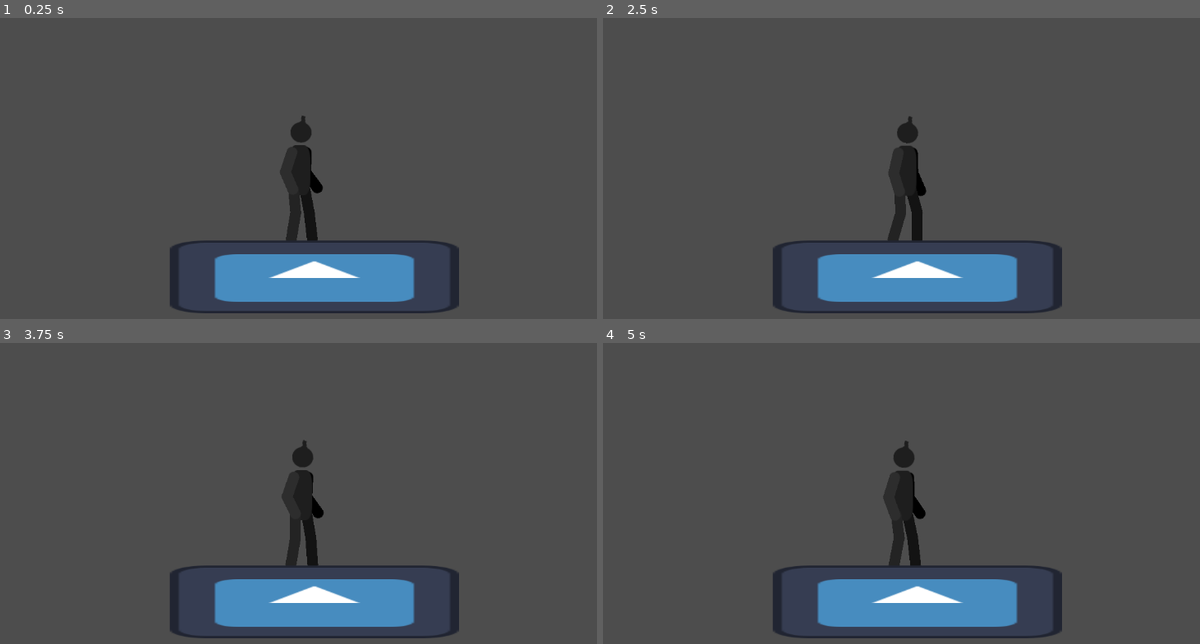
Above: before the commit, frames 1-4 (two rows, left to right).
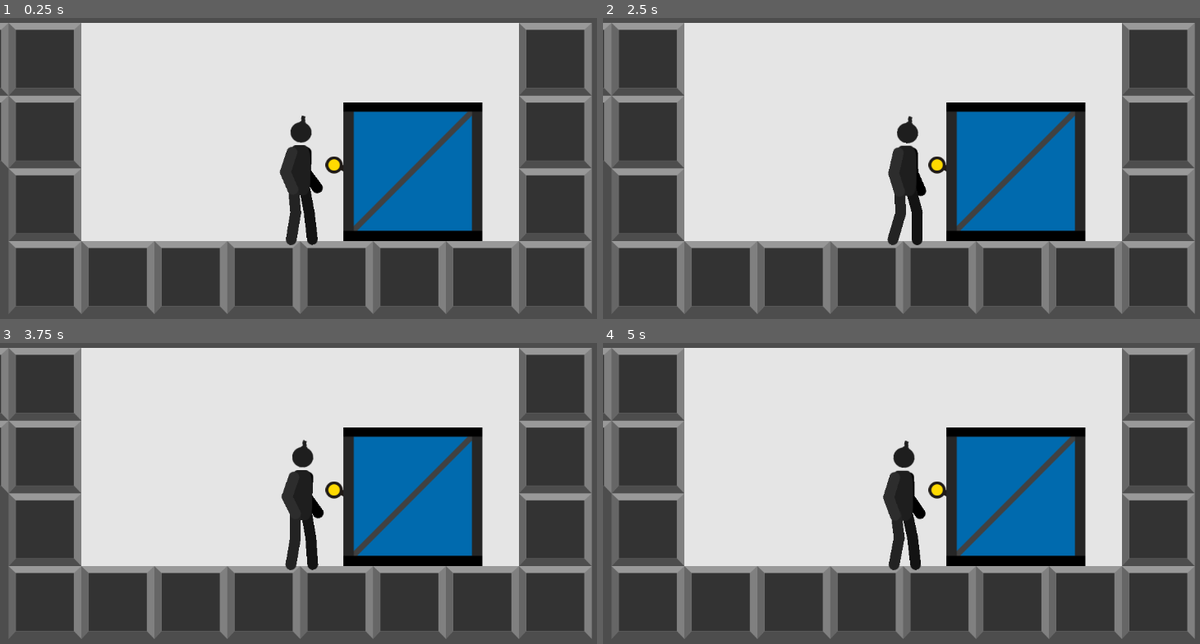
Above: after the commit, the same moments.

Repository: JuvenalSantiso/GameJam_TIRO
Game: Godot game, scene res://scenes/player/visual_player.tscn
Two runs of this game, one before a commit and one after it. Both use one fixed random seed, a clock stepped at 60 frames per second and the inputs below. This scene is started directly instead of the project's main scene. The engine's default icon, where the game draws it, is replaced by a stand-in: a white triangle on a blue panel in a dark square.
Inputs:
- Up to frame 1 (0.25 s): no input
- Up to frame 2 (2.5 s): hold D (right) 0.53-2.03 s; tap J (grab) at 0.6, 1.35, 2.1 s; tap Space (jump) at 0.77, 1.52 s; hold A (left) from 2.03 s (still down)
- Up to frame 3 (3.75 s): release A (left) at 2.78 s; hold D (right) from 2.78 s (still down); tap J (grab) at 2.85, 3.6 s; tap Space (jump) at 3.02 s
- Up to frame 4 (5 s): tap Space (jump) at 3.77, 4.52 s; release D (right) at 4.28 s; hold A (left) from 4.28 s (still down); tap J (grab) at 4.35 s

The runs differ from the first frame. In frame 1, 88% of the frame differs, in the area x 0-100%, y 1-99%; in frame 2, 88%; in frame 3, 88%; in frame 4, 88%.

Commit message:
Test visual_player.tscn

Diff:
--- a/scenes/player/visual_player.tscn
+++ b/scenes/player/visual_player.tscn
@@ -1,13 +1,15 @@
-[gd_scene load_steps=34 format=3 uid="uid://lqrrwik1jq00"]
+[gd_scene load_steps=36 format=3 uid="uid://lqrrwik1jq00"]
 
 [ext_resource type="Texture2D" uid="uid://d1qdhbbjh4qhe" path="res://resources/player/Arm.png" id="1_pem0p"]
 [ext_resource type="Script" path="res://scenes/player/visual_player.gd" id="1_u1eu2"]
 [ext_resource type="Texture2D" uid="uid://cprcvpvbd570k" path="res://resources/player/Hand.png" id="2_3tq5v"]
+[ext_resource type="TileSet" uid="uid://bxqleb0xmp5ru" path="res://resources/tileset/tile_map_config.tres" id="2_mh5yl"]
 [ext_resource type="Texture2D" uid="uid://caksaakhe52sq" path="res://resources/player/Leg.png" id="3_f6dle"]
 [ext_resource type="Texture2D" uid="uid://dqixaqc5dqrtv" path="res://resources/player/Feet.png" id="4_gujwk"]
 [ext_resource type="Texture2D" uid="uid://cx0e6qv6vnj1i" path="res://resources/player/Body.png" id="5_p6wsm"]
 [ext_resource type="Texture2D" uid="uid://72jupyb3px2b" path="res://resources/player/HeadBomb.png" id="6_pxjmi"]
-[ext_resource type="Texture2D" uid="uid://cu0uka0xhkvml" path="res://icon.svg" id="7_m8q5d"]
+[ext_resource type="Texture2D" uid="uid://ldfsxclx014a" path="res://resources/items/Caja.png" id="9_fjcc8"]
+[ext_resource type="Texture2D" uid="uid://bwpwc62fuejoo" path="res://resources/items/Asidero.png" id="10_ncbx8"]
 
 [sub_resource type="CapsuleShape2D" id="CapsuleShape2D_d3pbs"]
 radius = 24.0
@@ -1205,6 +1207,11 @@
 position = Vector2(527, 498)
 script = ExtResource("1_u1eu2")
 
+[node name="TileMap" type="TileMap" parent="."]
+tile_set = ExtResource("2_mh5yl")
+format = 2
+layer_0/tile_data = PackedInt32Array(65534, 0, 0, 65535, 0, 0, 0, 0, 0, 1, 0, 0, 2, 0, 0, 3, 0, 0, 65533, 0, 0, -65533, 0, 0, -131069, 0, 0, -65534, 65536, 0, -65535, 65536, 0, -65536, 65536, 0, -1, 65536, 0, -2, 65536, 0, -3, 65536, 0, -65539, 65536, 0, -65538, 65536, 0, -65537, 65536, 0, -131072, 65536, 0, -131071, 65536, 0, -131070, 65536, 0, -196605, 0, 0, -196606, 65536, 0, -196607, 65536, 0, -196608, 65536, 0, -131073, 65536, 0, -131074, 65536, 0, -131075, 65536, 0, 65532, 0, 0, -4, 0, 0, -65540, 0, 0, -65541, 0, 0, -131077, 0, 0, -131076, 0, 0)
+
 [node name="PartsSkeletonContainer" type="Node2D" parent="."]
 
 [node name="Parts" type="Node2D" parent="PartsSkeletonContainer"]
@@ -1213,70 +1220,70 @@
 
 [node name="BackArm" type="Sprite2D" parent="PartsSkeletonContainer/Parts"]
 self_modulate = Color(0, 0, 0, 1)
-position = Vector2(9.69055, -139.931)
-rotation = -3.03601
+position = Vector2(17.9023, -137.203)
+rotation = 3.08017
 scale = Vector2(0.999524, 0.999524)
 texture = ExtResource("1_pem0p")
 
 [node name="BackHand" type="Sprite2D" parent="PartsSkeletonContainer/Parts"]
 self_modulate = Color(0, 0, 0, 1)
-position = Vector2(20.0541, -109.743)
-rotation = 2.38445
+position = Vector2(24.8245, -103.22)
+rotation = 2.79269
 scale = Vector2(0.999391, 0.999391)
 texture = ExtResource("2_3tq5v")
 
 [node name="BackLeg" type="Sprite2D" parent="PartsSkeletonContainer/Parts"]
 self_modulate = Color(0.0768358, 0.0768358, 0.0768358, 1)
-position = Vector2(11.7787, -72.3218)
-rotation = -0.112549
+position = Vector2(20.6782, -70.3926)
+rotation = -0.293632
 scale = Vector2(0.999525, 0.999525)
 texture = ExtResource("3_f6dle")
 
 [node name="BackFeet" type="Sprite2D" parent="PartsSkeletonContainer/Parts"]
 self_modulate = Color(0.0768358, 0.0768358, 0.0768358, 1)
-position = Vector2(17.4006, -26.3942)
-rotation = -0.12427
+position = Vector2(26.0566, -25.4154)
+rotation = 0.0263233
 scale = Vector2(0.999387, 0.999387)
 texture = ExtResource("4_gujwk")
 
 [node name="Body" type="Sprite2D" parent="PartsSkeletonContainer/Parts"]
 self_modulate = Color(0.117647, 0.117647, 0.117647, 1)
-position = Vector2(0.798645, -125.821)
+position = Vector2(5.6767, -123.167)
 scale = Vector2(0.99968, 0.99968)
 texture = ExtResource("5_p6wsm")
 
 [node name="Leg" type="Sprite2D" parent="PartsSkeletonContainer/Parts"]
 self_modulate = Color(0.137255, 0.137255, 0.137255, 1)
-position = Vector2(-10.1689, -70.8144)
-rotation = 0.00692756
+position = Vector2(-4.19727, -68.19)
+rotation = -0.0451297
 scale = Vector2(0.999529, 0.999529)
 texture = ExtResource("3_f6dle")
 
 [node name="Feet" type="Sprite2D" parent="PartsSkeletonContainer/Parts"]
 self_modulate = Color(0.137255, 0.137255, 0.137255, 1)
-position = Vector2(-12.8148, -25.8093)
-rotation = 0.0942888
+position = Vector2(-11.2762, -24.4926)
+rotation = 0.318745
 scale = Vector2(0.999382, 0.999382)
 texture = ExtResource("4_gujwk")
 
 [node name="Arm" type="Sprite2D" parent="PartsSkeletonContainer/Parts"]
 self_modulate = Color(0.176471, 0.176471, 0.176471, 1)
-position = Vector2(-19.872, -141.423)
-rotation = 0.409584
+position = Vector2(-10.9369, -137.498)
+rotation = 0.185424
 scale = Vector2(0.999529, 0.999529)
 texture = ExtResource("1_pem0p")
 
 [node name="Hand" type="Sprite2D" parent="PartsSkeletonContainer/Parts"]
 self_modulate = Color(0.176471, 0.176471, 0.176471, 1)
-position = Vector2(-18.554, -109.613)
-rotation = 2.58666
+position = Vector2(-10.3309, -102.391)
+rotation = 2.89235
 scale = Vector2(0.999386, 0.999386)
 texture = ExtResource("2_3tq5v")
 
 [node name="HeadBomb" type="Sprite2D" parent="PartsSkeletonContainer/Parts"]
 self_modulate = Color(0.118581, 0.118581, 0.118581, 1)
-position = Vector2(2.57996, -198.654)
-rotation = 0.0995341
+position = Vector2(9.85608, -195.655)
+rotation = 0.18613
 scale = Vector2(0.999509, 0.999509)
 texture = ExtResource("6_pxjmi")
 
@@ -1427,12 +1434,6 @@
 position = Vector2(-3, -110)
 shape = SubResource("CapsuleShape2D_d3pbs")
 
-[node name="Icon" type="Sprite2D" parent="."]
-position = Vector2(25, 63)
-scale = Vector2(3.96875, 1)
-texture = ExtResource("7_m8q5d")
-metadata/_edit_lock_ = true
-
 [node name="AnimationPlayer" type="AnimationPlayer" parent="."]
 libraries = {
 "": SubResource("AnimationLibrary_e2mah")
@@ -1443,3 +1444,14 @@
 tree_root = SubResource("AnimationNodeStateMachine_eca71")
 anim_player = NodePath("../AnimationPlayer")
 parameters/Walk/WalkSpeed/blend_amount = 0
+
+[node name="Caja" type="Sprite2D" parent="."]
+position = Vector2(198, -122)
+scale = Vector2(0.95, 0.95)
+texture = ExtResource("9_fjcc8")
+
+[node name="Asidero" type="Sprite2D" parent="Caja"]
+show_behind_parent = true
+position = Vector2(-140, -12.6316)
+scale = Vector2(1.05263, 1.05263)
+texture = ExtResource("10_ncbx8")
